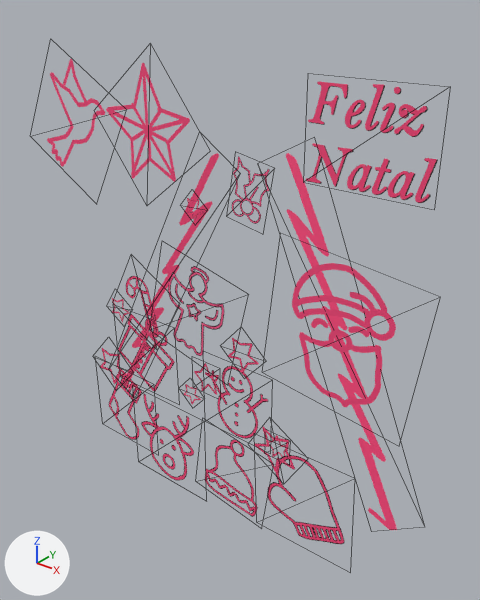
A saved change to the glTF model models/arvoreNatal.glb.
One viewpoint serves both versions: a camera (50 mm lens) standing at (1.63, -2.13, 1.07) and looking at (0.06, -0.16, -0.15). Every picture has the same lights, and +X, +Y and +Z are marked at lower left. Mesh edges are drawn as thin lines. Where no turn or scale is listed for an object, it has been applied to the vertices.

The first picture shows 'Plane', 'Plane.001', 'Plane.002', 'Plane.003', 'bengala', 'boneco', 'estrela', 'estrela.001', 'estrela.002', 'estrela.003', 'estrela.004', 'estrela.005', 'estrela.007', 'gorro', 'mao', 'papai', 'papai.001', 'passaro', 'pe', 'presente', 'star', 'veado'.
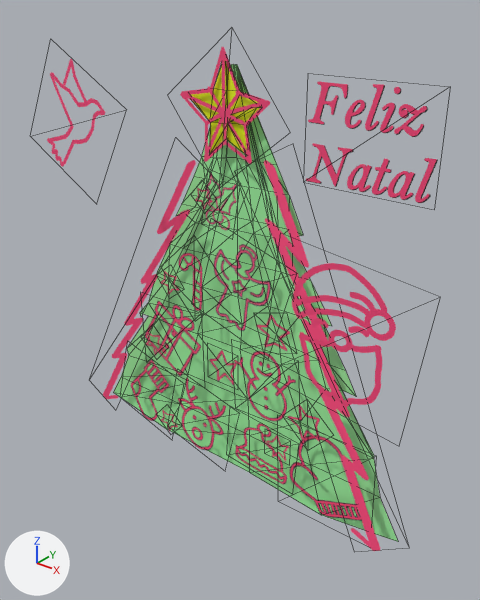
The change, as a list of edits to the scene's bpy script:
```text
Add me_plane_013:
    me_plane_013.from_pydata(...)  # 20 vertices, 22 faces; spans x -1.42..1.21, y -1.29..1.49, z 0.0
    me_plane_013.materials.append(mat_material_001)  # yellow #efff14
Change ob_plane_001:
    ob_plane_001.location: (-0.569, 0.0, -0.33) -> (-0.569, -0.147, -0.33)
Change ob_plane_002:
    ob_plane_002.location: (0.473, 0.0, -0.303) -> (0.473, -0.147, -0.303)
Change ob_plane:
    ob_plane: bpy.data.objects.new('Plane', me_plane_025) -> bpy.data.objects.new('Plane', me_plane_013)
    ob_plane.location: (0.511, 0.0, 0.543) -> (-0.052, -0.109, 0.599)
    ob_plane.scale: (0.269, 0.269, 0.269) -> (0.141, 0.141, 0.141)
Change ob_plane_003:
    ob_plane_003.location: (-0.021, 0.0, 0.255) -> (-0.021, -0.189, 0.255)
    ob_plane_003.scale: (0.148, 0.148, 0.148) -> (0.122, 0.122, 0.122)
Change ob_mao:
    ob_mao.location: (0.488, -0.286, -0.919) -> (0.488, -0.115, -0.919)
Change ob_gorro:
    ob_gorro.location: (0.143, -0.325, -0.924) -> (0.143, -0.112, -0.924)
    ob_gorro.rotation_euler: (0.0, 0.146, 0.0) -> (0.0, 0.0757, 0.0)  # degrees (0, 8.4, 0) -> degrees (0, 4.3, 0)
    ob_gorro.scale: (0.962, 0.962, 0.962) -> (0.961, 0.962, 0.733)
Change ob_pe:
    ob_pe.location: (-0.583, -0.286, -0.893) -> (-0.583, -0.12, -0.893)
    ob_pe.rotation_euler: (0.0, 0.0, 0.0) -> (0.0, 0.258, 0.0)  # degrees (0, 0, 0) -> degrees (0, 15, 0)
    ob_pe.scale: (0.949, 0.949, 0.949) -> (0.916, 0.916, 0.916)
Change ob_veado:
    ob_veado.location: (-0.199, -0.372, -0.893) -> (-0.199, -0.145, -0.893)
    ob_veado.rotation_euler: (0.0, 0.0, 0.0) -> (0.0, 0.232, 0.0)  # degrees (0, 0, 0) -> degrees (0, 13, 0)
    ob_veado.scale: (0.939, 0.939, 0.939) -> (0.828, 0.828, 0.828)
Change ob_boneco:
    ob_boneco.location: (0.207, -0.372, -0.489) -> (0.207, -0.175, -0.512)
    ob_boneco.rotation_euler: (0.0, 0.0, 0.0) -> (0.0, -0.0662, 0.0)  # degrees (0, 0, 0) -> degrees (0, -3.8, 0)
Change ob_presente:
    ob_presente.location: (-0.304, -0.383, -0.445) -> (-0.304, -0.212, -0.445)
    ob_presente.rotation_euler: (0.0, 0.0, 0.0) -> (0.0, -0.00223, 0.0)  # degrees (0, 0, 0) -> degrees (0, -0.1, 0)
Change ob_bengala:
    ob_bengala.location: (-0.186, -0.477, -0.122) -> (-0.186, -0.175, -0.122)
    ob_bengala.rotation_euler: (0.0, 0.187, 0.0) -> (0.0, 0.501, 0.0)  # degrees (0, 11, 0) -> degrees (0, 29, 0)
Change ob_estrela_005:
    ob_estrela_005.location: (-0.33, -0.489, -0.182) -> (-0.33, -0.185, -0.17)
    ob_estrela_005.rotation_euler: (0.0, 0.381, 0.0) -> (0.0, 0.715, 0.0)  # degrees (0, 22, 0) -> degrees (0, 41, 0)
    ob_estrela_005.scale: (1.0, 1.0, 1.0) -> (1.04, 1.04, 1.04)
Change ob_star:
    ob_star.location: (-0.051, -0.528, 0.6) -> (-0.048, -0.124, 0.6)
    ob_star.scale: (0.937, 0.937, 0.937) -> (1.03, 1.03, 1.03)
Change ob_estrela_007:
    ob_estrela_007.location: (-0.032, -0.286, -0.511) -> (-0.038, -0.167, -0.511)
    ob_estrela_007.scale: (1.22, 1.22, 1.22) -> (1.35, 1.35, 1.35)
Change ob_estrela_004:
    ob_estrela_004.location: (-0.457, 0.062, -0.951) -> (-0.457, -0.118, -1.023)
Change ob_estrela_003:
    ob_estrela_003.location: (-0.526, -0.398, -0.576) -> (-0.532, -0.114, -0.585)
    ob_estrela_003.scale: (1.17, 1.17, 1.17) -> (0.81, 0.81, 0.81)
Change ob_estrela_002:
    ob_estrela_002.location: (-0.179, -0.175, 0.208) -> (-0.183, -0.108, 0.237)
    ob_estrela_002.scale: (1.0, 1.0, 1.0) -> (0.95, 0.95, 0.95)
Change ob_estrela:
    ob_estrela.location: (0.259, -0.398, -0.229) -> (0.259, -0.19, -0.229)
    ob_estrela.rotation_euler: (0.0, 0.0, 0.0) -> (0.0, 0.533, 0.0)  # degrees (0, 0, 0) -> degrees (0, 31, 0)
    ob_estrela.scale: (1.11, 1.11, 1.11) -> (1.22, 1.22, 1.22)
Change ob_estrela_001:
    ob_estrela_001.location: (0.432, -0.398, -0.611) -> (0.432, -0.182, -0.611)
    ob_estrela_001.rotation_euler: (0.0, 0.0, 0.0) -> (0.0, 0.188, 0.0)  # degrees (0, 0, 0) -> degrees (0, 11, 0)
    ob_estrela_001.scale: (1.03, 1.03, 1.03) -> (0.872, 0.872, 0.872)
Change ob_papai:
    ob_papai.location: (0.062, -0.447, -0.101) -> (0.062, -0.169, -0.101)
    ob_papai.rotation_euler: (0.0, 0.238, 0.0) -> (0.0, 0.289, 0.0)  # degrees (0, 14, 0) -> degrees (0, 17, 0)
    ob_papai.scale: (1.0, 1.0, 1.0) -> (1.03, 1.03, 1.03)
Add ob_plane_004:
    ob_plane_004 = bpy.data.objects.new('Plane.004', me_plane)  # 108 vertices, 169 faces; spans x -0.96..0.84, y 0.0, z -1.0..0.94; in mat_material (green #a6ffaa)
    ob_plane_004.location = (0.0, -0.064, -0.172)
```

Where the change shows, as pixel boxes (x1, y1, x2, y2) in the pictures (480 x 600 px):
'Plane.004', added (green)
    after: (113, 64, 398, 542)
'Plane.002', moved
    before: (286, 153, 397, 530)
    after: (264, 160, 381, 551)
'Plane', reshaped, moved, rescaled
    before: (306, 82, 438, 203)
    after: (190, 61, 262, 154)
'star', moved, rescaled (7% wider)
    before: (106, 63, 190, 182)
    after: (180, 47, 270, 164)
'Plane.001', moved
    before: (123, 153, 219, 388)
    after: (103, 160, 196, 399)
'papai', moved, turned, rescaled
    before: (168, 266, 224, 356)
    after: (214, 244, 271, 331)
'mao', moved
    before: (267, 455, 345, 544)
    after: (290, 435, 362, 521)
'presente', moved, turned, rescaled
    before: (118, 314, 175, 392)
    after: (145, 301, 201, 376)
'veado', moved, turned, rescaled
    before: (141, 394, 194, 481)
    after: (178, 378, 226, 450)
'boneco', moved, turned
    before: (205, 366, 268, 439)
    after: (234, 351, 296, 421)
'gorro', moved, turned, rescaled
    before: (205, 439, 258, 517)
    after: (235, 423, 287, 484)
'pe', moved, turned, rescaled
    before: (109, 370, 142, 440)
    after: (131, 360, 169, 421)
'Plane.003', moved, rescaled (18% narrower, 16% shorter)
    before: (232, 156, 270, 224)
    after: (206, 173, 237, 230)
'bengala', moved, turned
    before: (126, 276, 159, 338)
    after: (178, 253, 202, 311)
'estrela.001', moved, turned, rescaled
    before: (254, 426, 295, 472)
    after: (288, 405, 320, 442)
'estrela', moved, turned, rescaled
    before: (228, 338, 259, 373)
    after: (256, 315, 290, 351)
'estrela.007', moved, rescaled (8% wider, 9% taller)
    before: (194, 363, 219, 395)
    after: (210, 350, 237, 385)
'estrela.003', moved, rescaled
    before: (100, 348, 128, 384)
    after: (146, 333, 163, 356)
'estrela.005', moved, turned, rescaled
    before: (112, 298, 130, 322)
    after: (160, 271, 179, 294)
'estrela.002', moved, rescaled
    before: (185, 198, 204, 221)
    after: (195, 188, 213, 210)
'estrela.004', moved
    before: (183, 384, 201, 404)
    after: (161, 410, 178, 431)
'feliz', unchanged, uncovered by the edit
    after: (306, 82, 438, 203)
